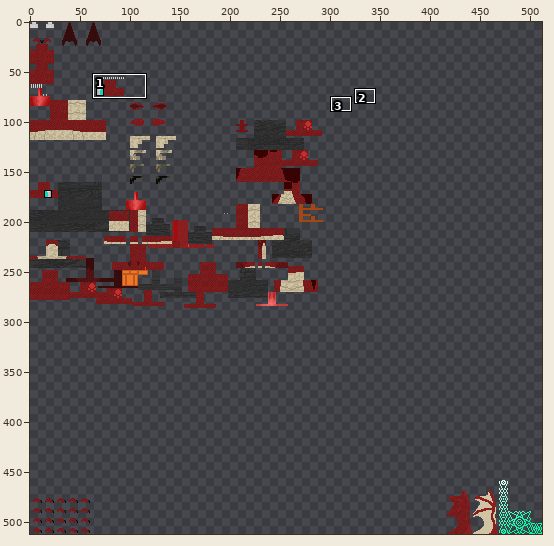
One commit to this sprite sheet: src/test/resources/Zakari_Levica_young.png. The picture above shows the old version from afar; the outline marks the close-up.
Close-up. As it was:
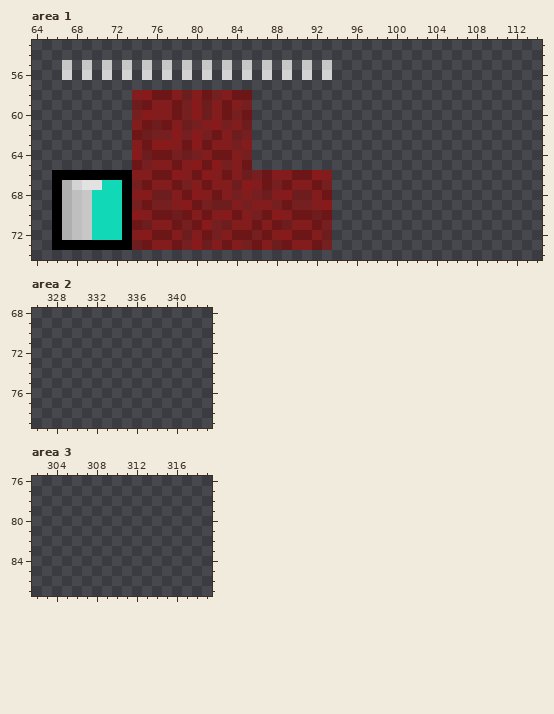
The file is 512x512 pixels. Colours within 5 levels of each other are drawn and written as one. Shown: area 1: x 64..114, y 53..74; area 2: x 326..343, y 68..79; area 3: x 302..319, y 76..87. The commit also changed other parts of the picture, which this record leaves out.
And afterwards:
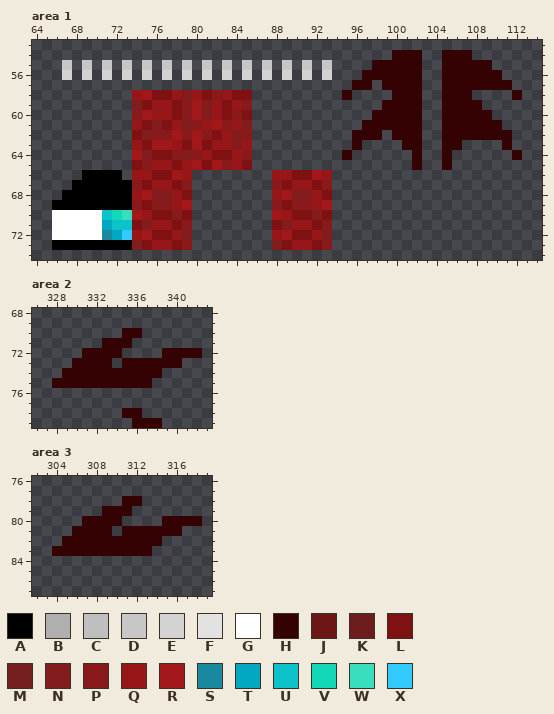
Palette (. is transparent): A #000000  B #afafaf  C #bfbfbf  D #c7c7c7  E #d3d3d3  F #e2e2e2  G #ffffff  H #340202  J #6d1617  K #6d1d1d  L #7f1113  M #761f20  N #821c1d  P #881a1b  Q #971618  R #a1171a  S #18899e  T #02a8c1  U #0cc3ca  V #11d9b8  W #38debd  X #32caff
The edit:
Changed rows in their new state; - is an unchanged pixel.
Area 1:
first column x 66:
54 ----------------------------------HHH--HHH-----
55 --------------------------------HHHHH--HHHHH---
56 -------------------------------HHHHHH--HHHHHH--
57 ------------------------------HH-HHHH--HHHHHHH-
58 --------QRLLQNQLPQLL---------H----HHH--HHH----H
59 --------NLQQLPRNQLQP-------------HHHH--HHHH----
60 --------PRQQLPRNQLPL------------HHHHH--HHHHH---
61 --------QLNLQNPQRPQN-----------HHHHHH--HHHHHH--
62 --------LNPPRPRPLQNP----------HHH-HHH--HHHHHHH-
63 --------QLRRQLRLQQPQ----------H----HH--HH----H-
64 --------RNLLPNPQLLQP---------H------H--H------H
65 --------LPQQLQRLRPQL----------------H--H-------
66 ...----.QQLLRQ........QQLLRQ-------------------
67 ..AAAAA-PLQQLP........PLQQLP-------------------
68 .AAAAAA-QRNNQL........QRNNQL-------------------
69 -AAAAAA-PLPPQR........PLPPQR-------------------
70 GGGGGU-WRQLLNL........RQLLNL-------------------
71 GGGGGTUULNQQLP........LNQQLP-------------------
72 GGGGGSTXQRLLQN........QRLLQN-------------------
73 --------NLQQLP........NLQQLP-------------------
Area 2:
first column x 328:
70 -------HH------
71 -----HHH-------
72 ---HHHH----HHHH
73 --HHHH-HHHHHH--
74 -HHHHHHHHHH----
75 HHHHHHHHHH-----
78 -------HH------
79 --------HHH----
Area 3:
first column x 304:
78 -------HH------
79 -----HHH-------
80 ---HHHH----HHHH
81 --HHHH-HHHHHH--
82 -HHHHHHHHHH----
83 HHHHHHHHHH-----
